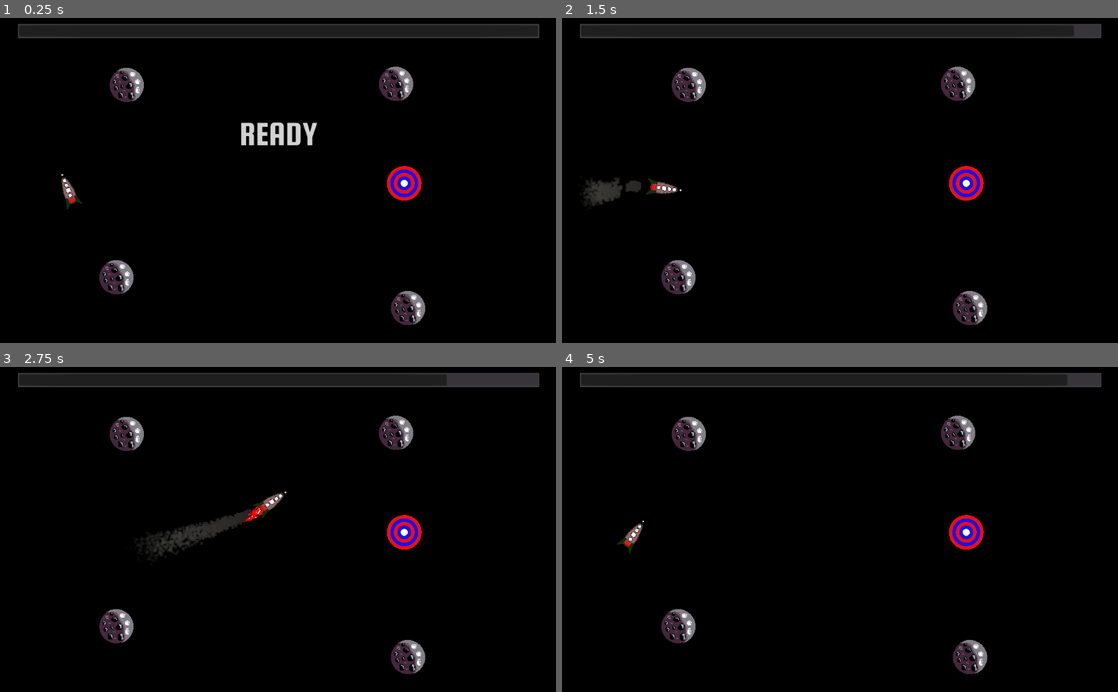
Above: before the commit, frames 1-4 (two rows, left to right).
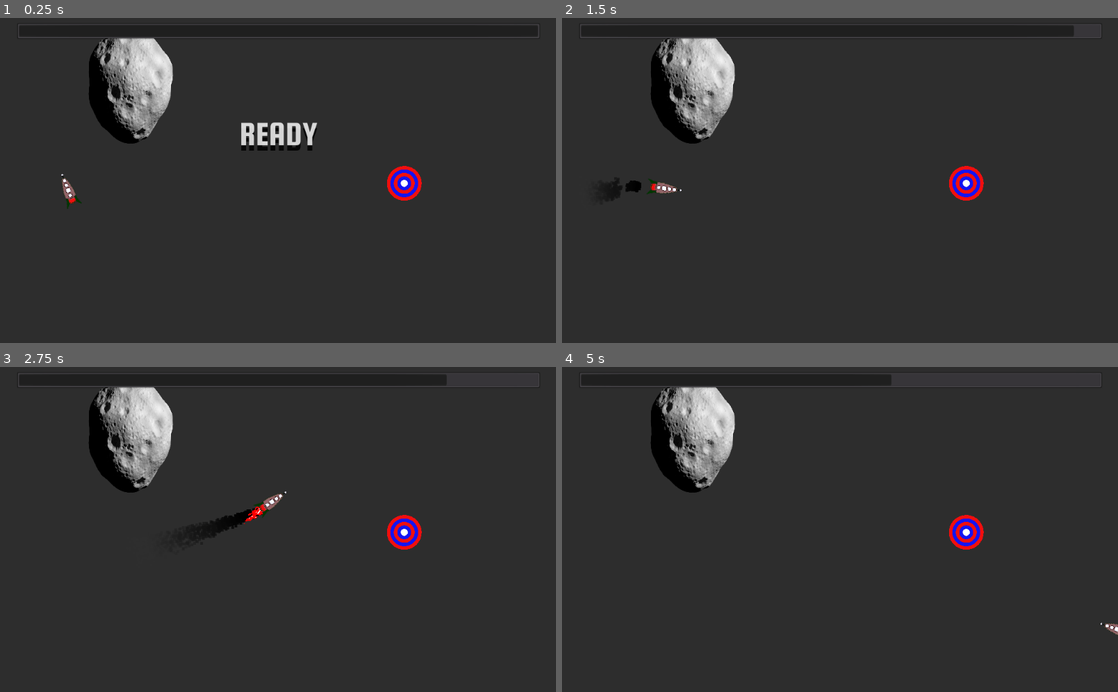
Above: after the commit, the same moments.

Repository: ReneEmmaneel/space-game
Game: Godot game, scene res://Levels/Level1.tscn
The game is run twice, just before and just after one commit, with the same random seed, the same clock (stepped at 60 frames per second) and the same inputs.
Inputs (mouse positions are in pixels of both pictures, inside the frame that each line leads up to):
- Up to frame 1 (0.25 s): no input
- Up to frame 2 (1.5 s): move the mouse to (962, 164) at 0.52 s; press the mouse at (962, 164) at 0.53 s; move the mouse to (728, 196) at 1.27 s; release the mouse at (728, 196) at 1.28 s; click (728, 196) at 1.35 s
- Up to frame 3 (2.75 s): move the mouse to (333, 458) at 2.02 s; press the mouse at (333, 458) at 2.03 s
- Up to frame 4 (5 s): move the mouse to (812, 594) at 2.77 s; release the mouse at (812, 594) at 2.78 s; click (812, 594) at 2.85 s; move the mouse to (1006, 578) at 3.52 s; press the mouse at (1006, 578) at 3.53 s; move the mouse to (673, 480) at 4.27 s; release the mouse at (673, 480) at 4.28 s; click (673, 480) at 4.35 s

The runs differ from the first frame. In frame 1, 93% of the frame differs, in the area x 0-100%, y 0-100%; in frame 2, 93%; in frame 3, 93%; in frame 4, 95%.

Commit message:
added asteroid images

Diff:
--- a/LevelObjects/SpaceShip.tscn
+++ b/LevelObjects/SpaceShip.tscn
@@ -5,13 +5,14 @@
 [ext_resource path="res://art/flame.png" type="Texture" id=3]
 [ext_resource path="res://art/noise.tres" type="Texture" id=4]
 
-[sub_resource type="Gradient" id=31]
-colors = PoolColorArray( 0.145098, 0.133333, 0.133333, 1, 0.301961, 0.301961, 0.282353, 0 )
-
-[sub_resource type="GradientTexture" id=32]
-gradient = SubResource( 31 )
-
-[sub_resource type="ParticlesMaterial" id=30]
+[sub_resource type="Gradient" id=1]
+offsets = PoolRealArray( 0.111111, 1 )
+colors = PoolColorArray( 0, 0, 0, 1, 0.21875, 0.21875, 0.21875, 0 )
+
+[sub_resource type="GradientTexture" id=2]
+gradient = SubResource( 1 )
+
+[sub_resource type="ParticlesMaterial" id=3]
 emission_shape = 2
 emission_box_extents = Vector3( 1, 6, 1 )
 flag_disable_z = true
@@ -23,80 +24,80 @@
 orbit_velocity = 0.0
 orbit_velocity_random = 0.0
 scale = 5.0
-color_ramp = SubResource( 32 )
+color_ramp = SubResource( 2 )
 hue_variation_random = 1.0
 
-[sub_resource type="VisualShaderNodeScalarFunc" id=9]
+[sub_resource type="VisualShaderNodeScalarFunc" id=4]
 function = 12
 
+[sub_resource type="VisualShaderNodeScalarOp" id=5]
+default_input_values = [ 0, 1.0, 1, 0.0 ]
+operator = 1
+
+[sub_resource type="VisualShaderNodeScalarOp" id=6]
+default_input_values = [ 0, 0.0, 1, 2.0 ]
+operator = 2
+
+[sub_resource type="VisualShaderNodeVectorCompose" id=7]
+
+[sub_resource type="VisualShaderNodeScalarOp" id=8]
+
+[sub_resource type="VisualShaderNodeScalarOp" id=9]
+default_input_values = [ 0, 0.0, 1, 0.6 ]
+operator = 2
+
 [sub_resource type="VisualShaderNodeScalarOp" id=10]
-default_input_values = [ 0, 1.0, 1, 0.0 ]
-operator = 1
-
-[sub_resource type="VisualShaderNodeScalarOp" id=11]
-default_input_values = [ 0, 0.0, 1, 2.0 ]
-operator = 2
-
-[sub_resource type="VisualShaderNodeVectorCompose" id=12]
-
-[sub_resource type="VisualShaderNodeScalarOp" id=13]
+default_input_values = [ 0, 0.0, 1, 0.1 ]
+operator = 1
+
+[sub_resource type="VisualShaderNodeScalarFunc" id=11]
+output_port_for_preview = 0
+function = 15
+
+[sub_resource type="VisualShaderNodeScalarFunc" id=12]
+function = 15
+
+[sub_resource type="VisualShaderNodeColorConstant" id=13]
+constant = Color( 1, 0, 0, 1 )
 
 [sub_resource type="VisualShaderNodeScalarOp" id=14]
-default_input_values = [ 0, 0.0, 1, 0.6 ]
-operator = 2
-
-[sub_resource type="VisualShaderNodeScalarOp" id=15]
-default_input_values = [ 0, 0.0, 1, 0.1 ]
-operator = 1
-
-[sub_resource type="VisualShaderNodeScalarFunc" id=16]
-output_port_for_preview = 0
-function = 15
-
-[sub_resource type="VisualShaderNodeScalarFunc" id=17]
-function = 15
-
-[sub_resource type="VisualShaderNodeColorConstant" id=1]
-constant = Color( 1, 0, 0, 1 )
-
-[sub_resource type="VisualShaderNodeScalarOp" id=18]
-operator = 1
-
-[sub_resource type="VisualShaderNodeVectorOp" id=19]
-operator = 2
-
-[sub_resource type="VisualShaderNodeColorConstant" id=20]
-
-[sub_resource type="VisualShaderNodeVectorOp" id=21]
-output_port_for_preview = 0
-
-[sub_resource type="VisualShaderNodeVectorCompose" id=22]
-output_port_for_preview = 0
-
-[sub_resource type="VisualShaderNodeInput" id=23]
+operator = 1
+
+[sub_resource type="VisualShaderNodeVectorOp" id=15]
+operator = 2
+
+[sub_resource type="VisualShaderNodeColorConstant" id=16]
+
+[sub_resource type="VisualShaderNodeVectorOp" id=17]
+output_port_for_preview = 0
+
+[sub_resource type="VisualShaderNodeVectorCompose" id=18]
+output_port_for_preview = 0
+
+[sub_resource type="VisualShaderNodeInput" id=19]
 input_name = "time"
 
-[sub_resource type="VisualShaderNodeScalarOp" id=24]
-
-[sub_resource type="VisualShaderNodeScalarOp" id=25]
+[sub_resource type="VisualShaderNodeScalarOp" id=20]
+
+[sub_resource type="VisualShaderNodeScalarOp" id=21]
 default_input_values = [ 0, 0.0, 1, 1.0 ]
 operator = 4
 
-[sub_resource type="VisualShaderNodeScalarOp" id=26]
+[sub_resource type="VisualShaderNodeScalarOp" id=22]
 default_input_values = [ 0, 0.0, 1, 1.1 ]
 operator = 2
 
-[sub_resource type="VisualShaderNodeScalarOp" id=29]
+[sub_resource type="VisualShaderNodeScalarOp" id=23]
 default_input_values = [ 0, 0.0, 1, 0.05 ]
 operator = 1
 
-[sub_resource type="VisualShaderNodeInput" id=2]
+[sub_resource type="VisualShaderNodeInput" id=24]
 input_name = "uv"
 
-[sub_resource type="VisualShaderNodeVectorDecompose" id=7]
-output_port_for_preview = 0
-
-[sub_resource type="VisualShaderNodeTexture" id=8]
+[sub_resource type="VisualShaderNodeVectorDecompose" id=25]
+output_port_for_preview = 0
+
+[sub_resource type="VisualShaderNodeTexture" id=26]
 output_port_for_preview = 1
 texture = ExtResource( 4 )
 
--- a/LevelObjects/Wall.tscn
+++ b/LevelObjects/Wall.tscn
@@ -1,11 +1,13 @@
 [gd_scene load_steps=2 format=2]
 
-[ext_resource path="res://art/astroid1.png" type="Texture" id=1]
+[ext_resource path="res://art/asteroids/1346943991.png" type="Texture" id=1]
 
 [node name="WallBody" type="StaticBody2D"]
 
 [node name="WallCollision" type="CollisionPolygon2D" parent="."]
-polygon = PoolVector2Array( -8.28595, -32.4387, 6.48434, -31.187, 14.4954, -27.9325, 26.7622, -16.4167, 31.5188, 0.356331, 25.2601, 18.8818, 11.4912, 28.3949, -10.2887, 30.3976, -23.8073, 21.6356, -30.8169, 8.117, -32.319, -5.65192, -26.0604, -18.6698, -18.8004, -27.9325 )
+polygon = PoolVector2Array( 11.733, -106.17, 47.2043, -90.3214, 85.317, -34.8504, 83.0529, -0.133865, 81.1661, 25.1488, 63.4305, 58.7333, 41.1666, 96.4687, 3.76199, 108.303, -34.529, 88.057, -62.6971, 43.6042, -70.1793, -0.40844, -66.6583, -55.8644, -26.0023, -97.4911 )
 
 [node name="WallSprite" type="Sprite" parent="."]
+position = Vector2( 3.17331, 0.793335 )
+scale = Vector2( 0.3, 0.3 )
 texture = ExtResource( 1 )
--- a/Levels/Level1.tscn
+++ b/Levels/Level1.tscn
@@ -81,15 +81,6 @@
 [node name="GoalBody" parent="." instance=ExtResource( 2 )]
 position = Vector2( 744.521, 305.267 )
 
-[node name="WallBody2" parent="." instance=ExtResource( 1 )]
-position = Vector2( 213.85, 478.67 )
-
-[node name="WallBody3" parent="." instance=ExtResource( 1 )]
-position = Vector2( 729.427, 122.393 )
-
-[node name="WallBody4" parent="." instance=ExtResource( 1 )]
-position = Vector2( 751.498, 536.046 )
-
 [node name="Animation" type="Control" parent="."]
 anchor_right = 1.0
 anchor_bottom = 1.0
--- a/project.godot
+++ b/project.godot
@@ -39,5 +39,5 @@
 
 [rendering]
 
-environment/default_clear_color=Color( 0, 0, 0, 1 )
+environment/default_clear_color=Color( 0.180392, 0.180392, 0.180392, 1 )
 environment/default_environment="res://default_env.tres"
Not shown: 3 places in LevelObjects/SpaceShip.tscn that only renumber resources
Binary file added: art/asteroids/1346943991.png
Not shown, added: art/asteroids/1346943991.png.import
Binary file added: art/asteroids/1346944555.png
Not shown, added: art/asteroids/1346944555.png.import
Binary file added: art/asteroids/1346944684.png
Not shown, added: art/asteroids/1346944684.png.import
Binary file added: art/asteroids/1346944994.png
Not shown, added: art/asteroids/1346944994.png.import
Binary file added: art/asteroids/1346945276.png
Not shown, added: art/asteroids/1346945276.png.import
Binary file added: art/asteroids/1346945753.png
(and 7 more such lines)
